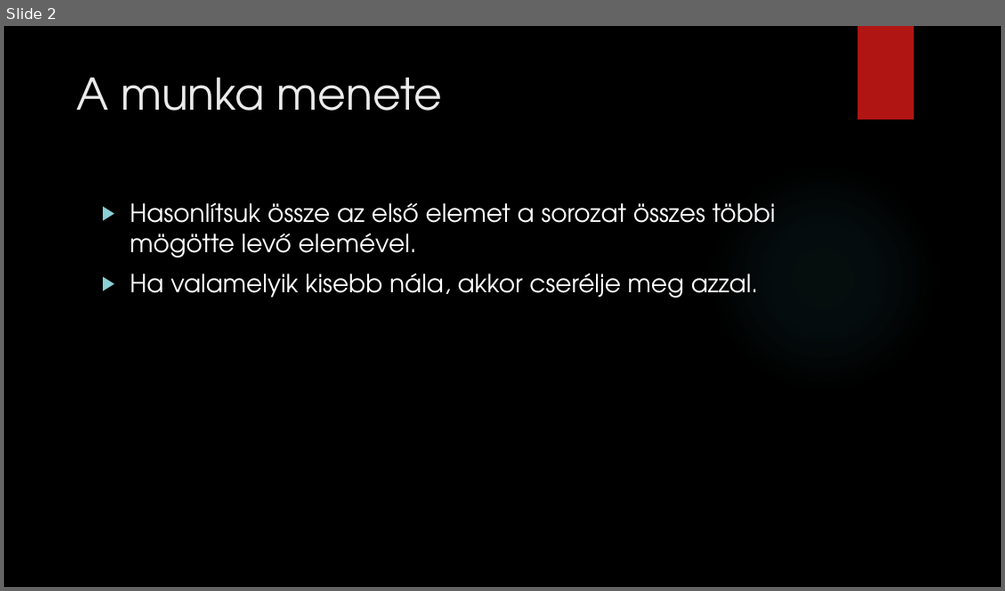
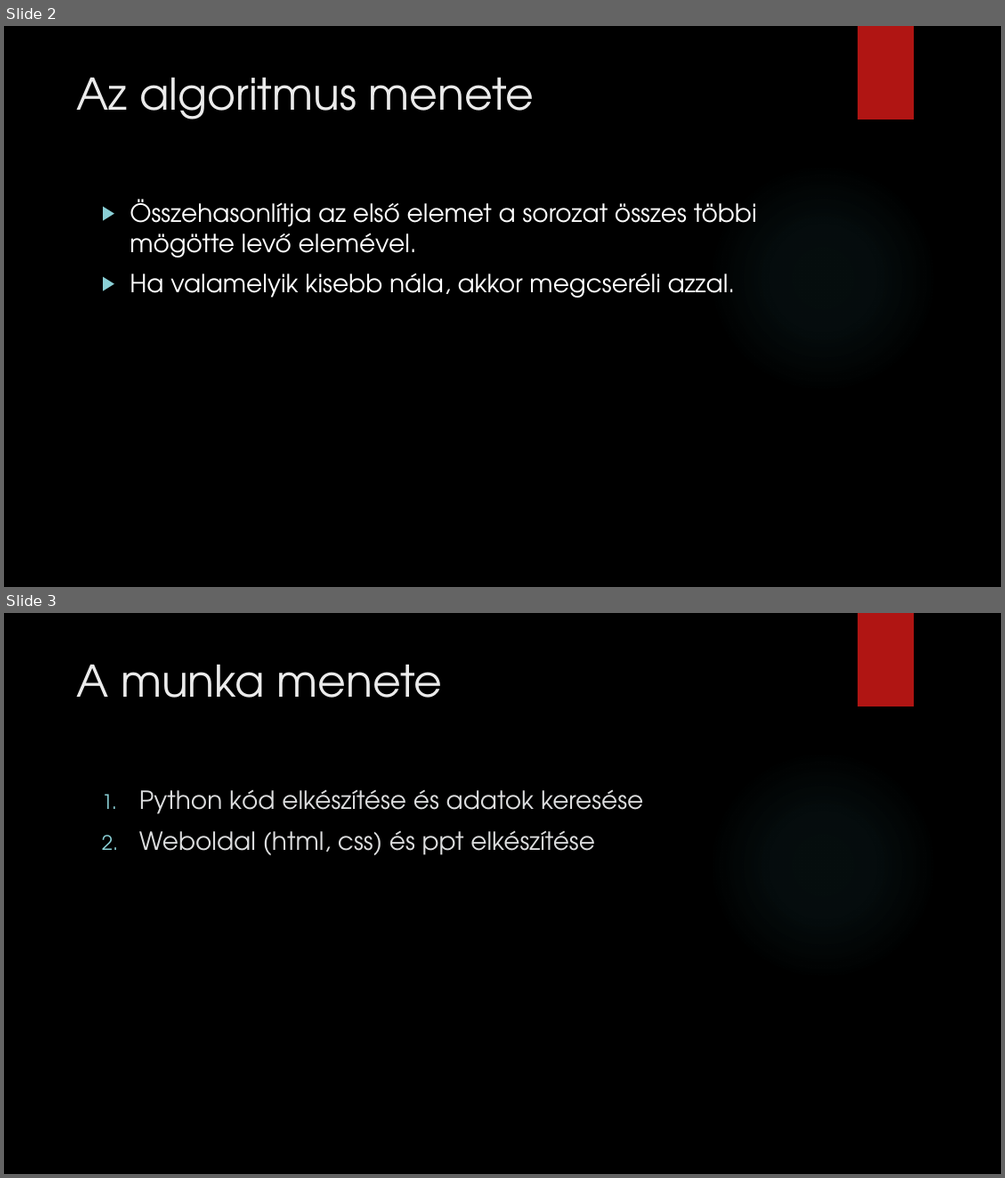
Before and after one commit to Hegedus-Gergo/EGYSZERU, a slide deck: Egyszerű cserés algoritmus.pptx. Shown one above the other, each under a label of ours: slide 2 before the commit, slides 2 and 3 after it. The pictures are 1005x591 and 1005x1178 pixels, drawn with LibreOffice and Linux fonts; fonts in the diff are those of the drawing; background and template pictures are left out. Boxes give left, top, right and bottom in pixels: in the first picture for what was removed or moved away, otherwise in the second. Text is boxed around its words. In the diff, an @@ line names an element or a change of style, - is before the commit and + after.

```diff
--- a/Egyszerű cserés algoritmus.pptx
+++ b/Egyszerű cserés algoritmus.pptx
@@ slide 3 added at [4,613,1001,1174], background picture (left out); not listed: 2 template elements that a slide beside it also shows @@
@@ title added at [76,664,443,698], 42 pt, text #EBEBEB @@
+A munka menete
@@ text added at [139,789,643,855], 24 pt, text #DCDDDE @@
+1. Python kód elkészítése és adatok keresése
+2. Weboldal (html, css) és ppt elkészítése
@@ slide 2 changed as well @@
@@ title at [76,77,534,119]: text changed @@
-A munka menete
+Az algoritmus menete
@@ text at [129,199,757,297]: text changed @@
-▶ Hasonlítsuk össze az első elemet a sorozat összes többi mögötte levő elemével.
-▶ Ha valamelyik kisebb nála, akkor cserélje meg azzal.
+▶ Összehasonlítja az első elemet a sorozat összes többi mögötte levő elemével.
+▶ Ha valamelyik kisebb nála, akkor megcseréli azzal.
```
Also in this commit, not shown: 1 other slide changed.
